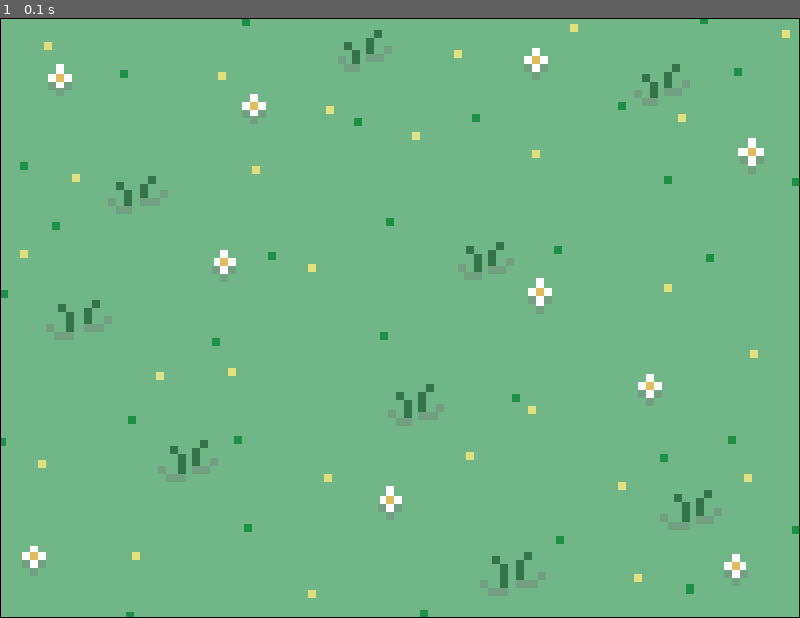
Above: before the commit, frame 1.
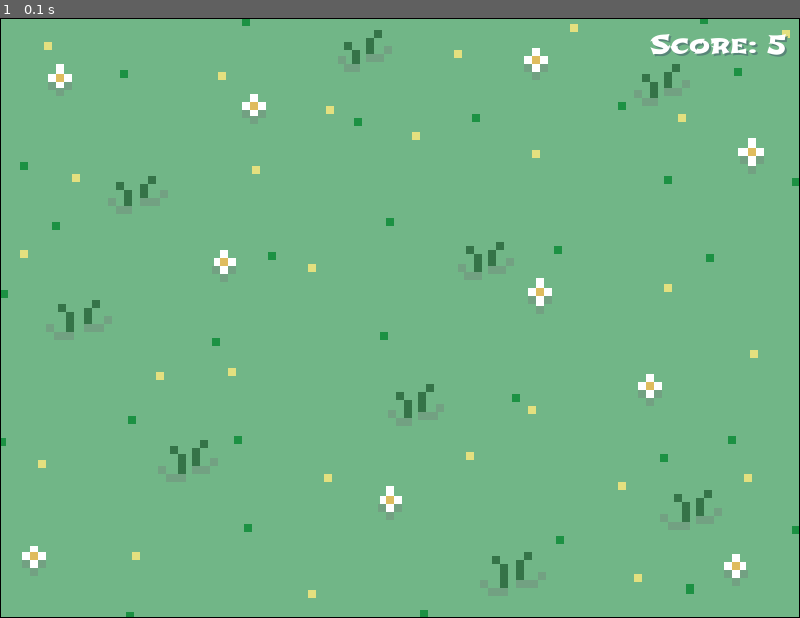
Above: after the commit, the same moment.

Repository: jocelyn-chang/digit-dynasty
Game: pygame game, started from SnakeGame.py
Same seed, same stepped clock (60 frames per second), same inputs: the game is played once before the commit and once after it.
Inputs:
- Up to frame 1 (0.1 s): no input

The runs differ from the first frame. In frame 1, 0.4% of the frame differs, in the area x 81-99%, y 2-7%.

Commit message:
Created snake game's score display

Diff:
--- a/SnakeGame.py
+++ b/SnakeGame.py
@@ -25,9 +25,21 @@
 green4 = (88, 133, 120)
 green5 = (117, 132, 133)
 
+# basic colours
+black = (0, 0, 0)
+white = (255, 255, 255)
+
 snake_block = 10
 snake_speed = 15
 
+font_style = pygame.font.Font("fonts/Shojumaru-Regular.ttf", 25)
+
+def current_score(score):
+  shadow = font_style.render("Score: " + str(score), True, green4)
+  screen.blit(shadow, [652, 12])
+
+  main = font_style.render("Score: " + str(score), True, white)
+  screen.blit(main, [650, 10])
 
 run = True
 while run:
@@ -38,7 +50,7 @@
 
       # Draw the background image onto the screen
   screen.blit(BACKGROUND, (0, 0))
-
+  current_score(5)
   # Update the display
   pygame.display.flip()
 
Binary file added: fonts/Shojumaru-Regular.ttf
Not shown, changed: .DS_Store
